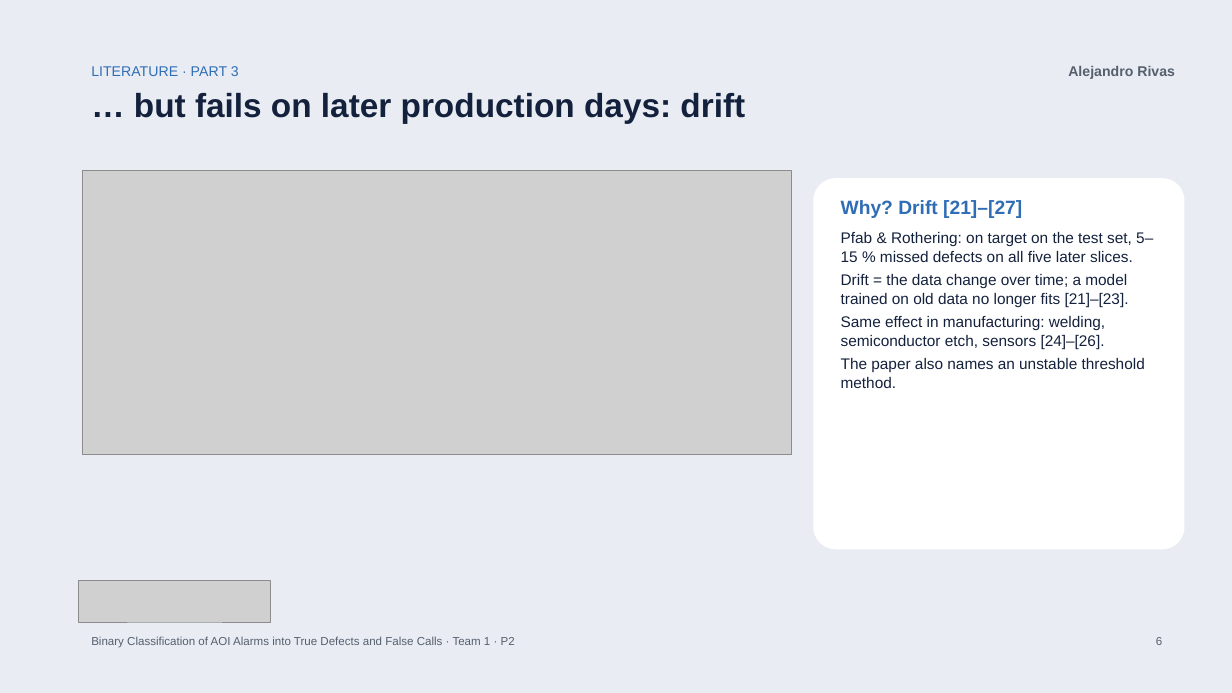
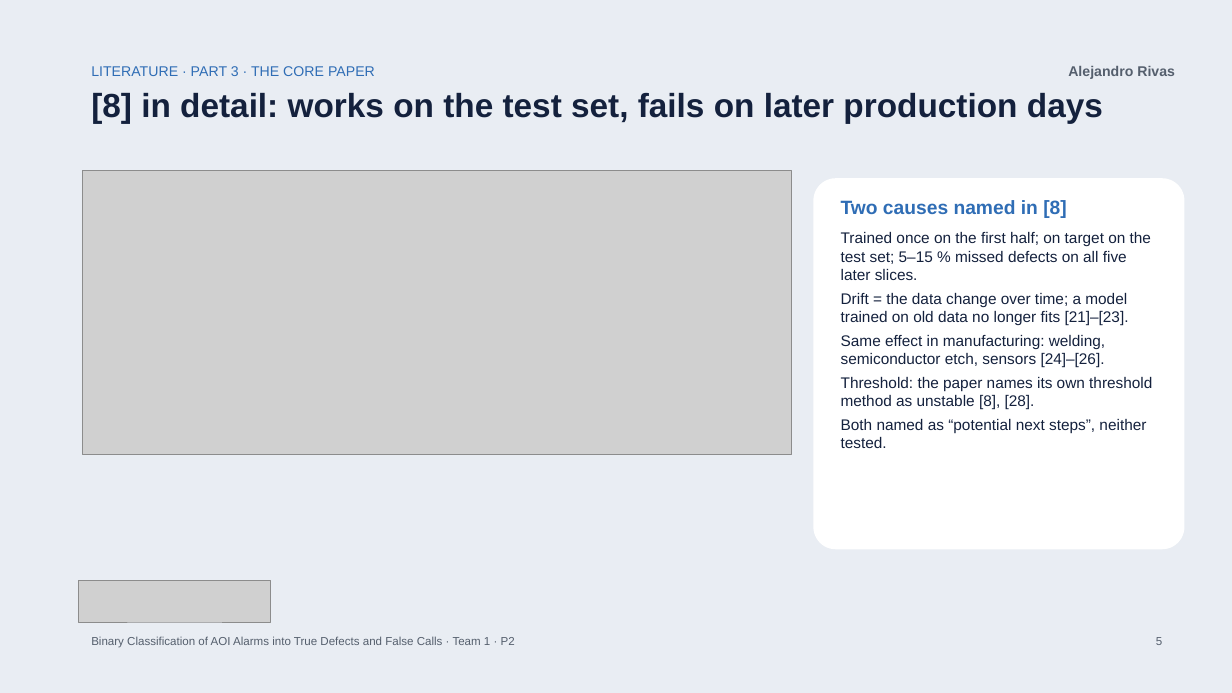
Before and after one commit to bodhi584/aoi-false-call-classification, a slide deck: slide 5 of docs/slides_p2.pptx (slide 6 before the commit). Drawn at 1232x693 pixels with LibreOffice and Linux fonts; fonts in the diff are those of the drawing; grey boxes stand for pictures. Boxes give left, top, right and bottom in pixels: in the first picture for what was removed or moved away, otherwise in the second. Text is boxed around its words. In the diff, an @@ line names an element or a change of style, - is before the commit and + after.

Commit message:
P2 slides: literature parts 1-3 with source types and links; revision of P1 moved to the end (#36)

```diff
--- a/docs/slides_p2.pptx
+++ b/docs/slides_p2.pptx
@@ text at (x1=91, y1=66, x2=375, y2=76): text changed @@
-LITERATURE · PART 3
+LITERATURE · PART 3 · THE CORE PAPER
@@ text at (x1=91, y1=93, x2=1103, y2=124): text changed @@
-… but fails on later production days: drift
+[8] in detail: works on the test set, fails on later production days
@@ text at (x1=841, y1=199, x2=1067, y2=218): text changed @@
-Why? Drift [21]–[27]
+Two causes named in [8]
@@ text at (x1=841, y1=232, x2=1151, y2=280): text changed @@
-Pfab & Rothering: on target on the test set, 5–15 % missed defects on all five later slices.
+Trained once on the first half; on target on the test set; 5–15 % missed defects on all five later slices.
@@ text at (x1=841, y1=377, x2=1152, y2=448): text changed @@
-The paper also names an unstable threshold method.
+Threshold: the paper names its own threshold method as unstable [8], [28].
+Both named as “potential next steps”, neither tested.
```
Also in this commit, not shown: 11 other slides changed, 1 other file.
